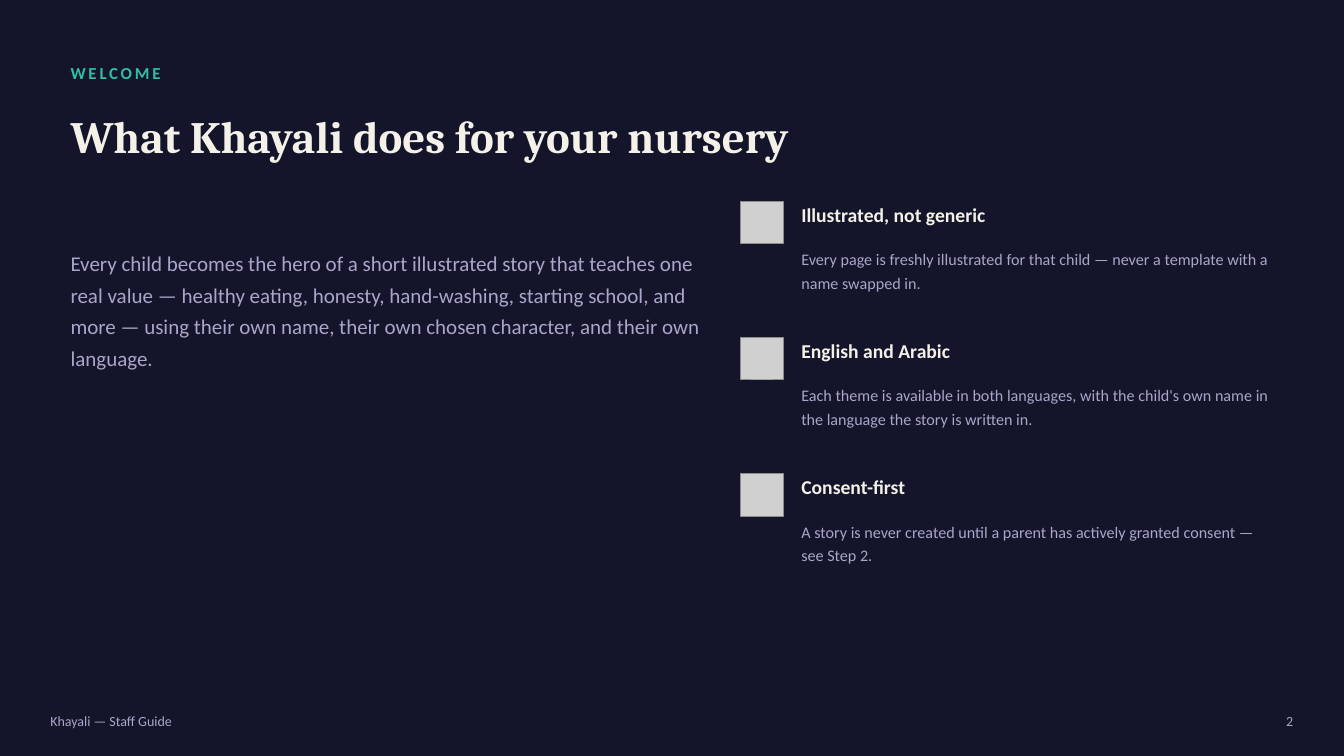
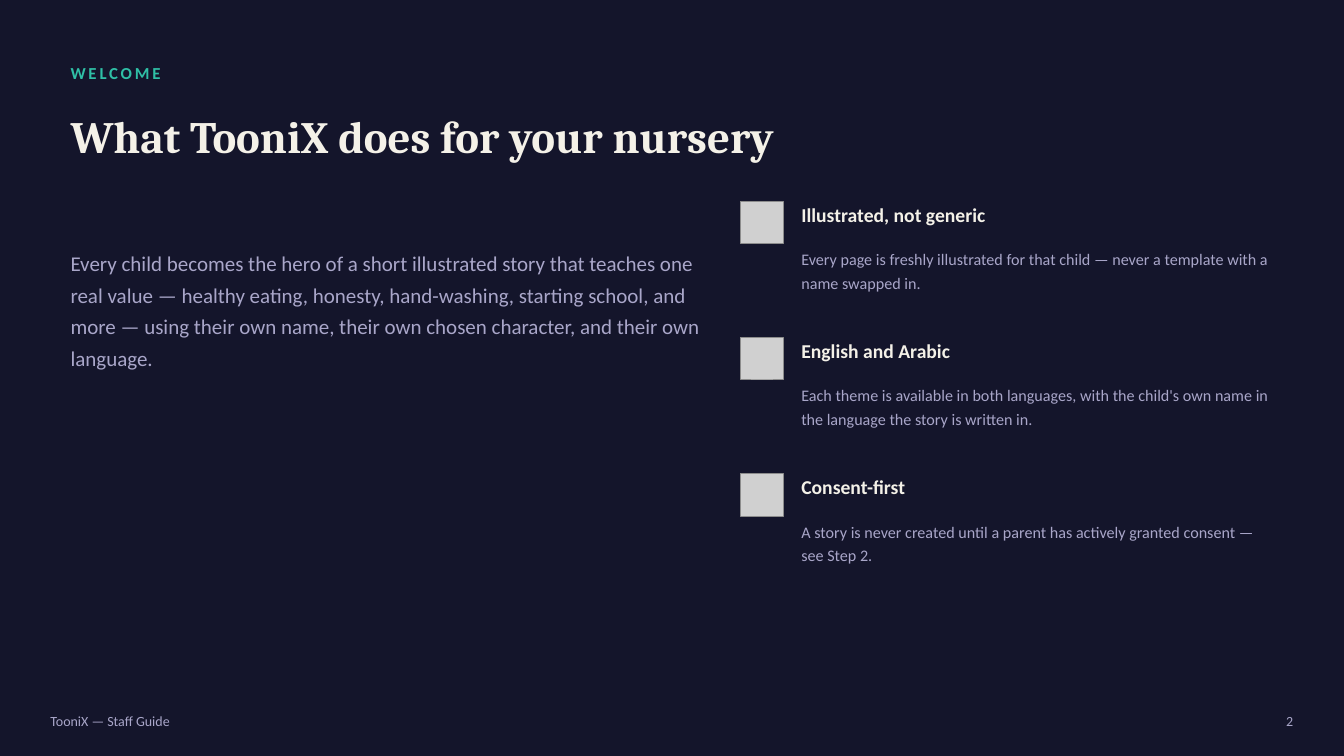
Before and after one commit to PATRIX-Technology/PATRIX-Technology, a slide deck: slide 2 of docs/en/training/staff-guide.pptx. Drawn at 1344x756 pixels with LibreOffice and Linux fonts; fonts in the diff are those of the drawing; grey boxes stand for pictures. Boxes give left, top, right and bottom in pixels: in the first picture for what was removed or moved away, otherwise in the second. Text is boxed around its words. In the diff, an @@ line names an element or a change of style, - is before the commit and + after.

```diff
--- a/docs/en/training/staff-guide.pptx
+++ b/docs/en/training/staff-guide.pptx
@@ text at [71, 121, 774, 163]: text changed @@
-What Khayali does for your nursery
+What TooniX does for your nursery
@@ text at [50, 716, 170, 726]: text changed @@
-Khayali — Staff Guide
+TooniX — Staff Guide
```
Also in this commit, not shown: 10 other slides changed, 35 other files.
